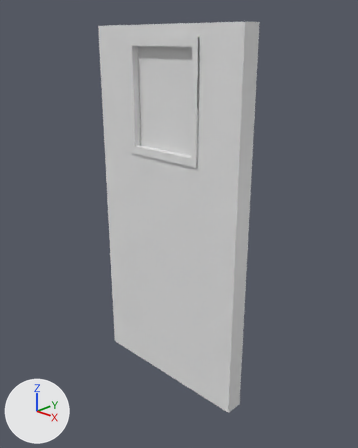
One commit to the Blender file Church/Wall_with_small_window_1x4x0.2.blend: the scene before it, then after it.
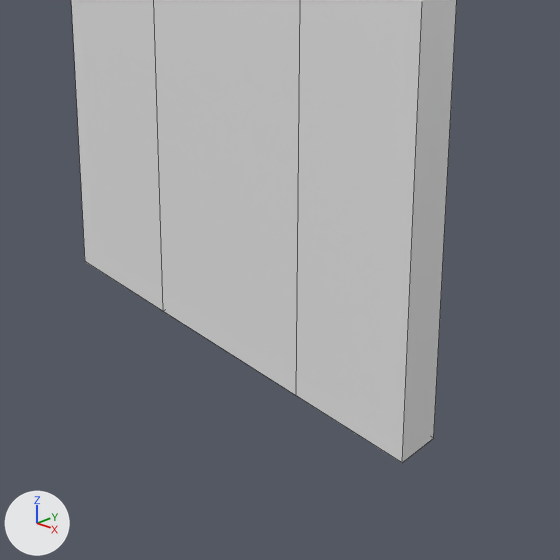
Each version is shown whole from a camera (50 mm lens) standing at (4.7, -3.53, 3.87) and looking at (1.06, 0.17, 1.94), then close up on the part from 24% to 80% of the width and 55% to 100% of the height. The axes (+X, +Y, +Z) are drawn at lower left. The lights are the same throughout. The close-ups show mesh edges as thin lines.

The first close-up shows 'Wall with small window 1x4x0.2'.
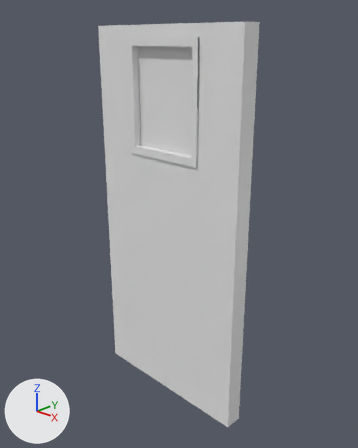
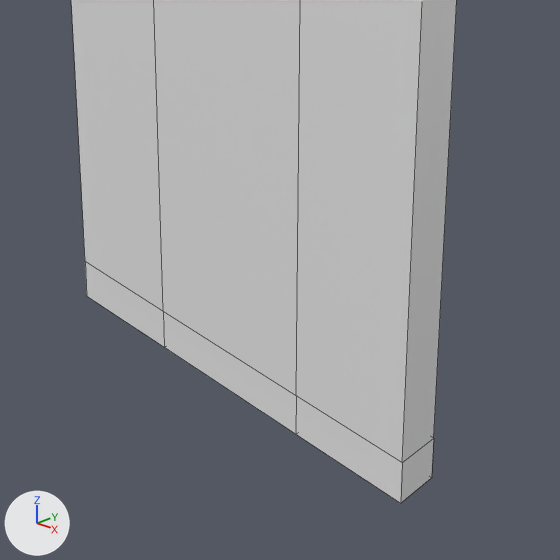
Pixel boxes [x1, y1, x2, y2] of what changed, in the close-ups (560 x 560 px):
'Wall with small window 1x4x0.2', reshaped: before [71, 0, 457, 463]; after [71, 0, 457, 503]
part 1 of me_wall_with_small_window_1x4x0_003, built on: after [85, 262, 434, 503]

Patch to the scene script:
```diff
--- a/Church/Wall_with_small_window_1x4x0.2.blend.py
+++ b/Church/Wall_with_small_window_1x4x0.2.blend.py
@@ me_wall_with_small_window_1x4x0_003 @@
 # used by ob_wall_with_small_window_1x4x0_2; location = (0.0, 0.0, 0.0); rotation_euler = (1.571, 0.0, 0.0), in degrees (90, 0, 0)
-me_wall_with_small_window_1x4x0_003.from_pydata(...)  # 72 vertices, 61 faces; spans x 0.0..1.99, y 0.0..4.0, z -0.2..0.02
+me_wall_with_small_window_1x4x0_003.from_pydata(...)  # 80 vertices, 69 faces; spans x 0.0..1.99, y -0.2..4.0, z -0.2..0.02
+# me_wall_with_small_window_1x4x0_003 part 1
+# 3 faces are deleted
+# 8 new vertices lie (0.0, -0.2, 0.0) away from vertices in x 0.0..1.99, y 0.0, z -0.2..0.0
+# 11 new faces join them
```
